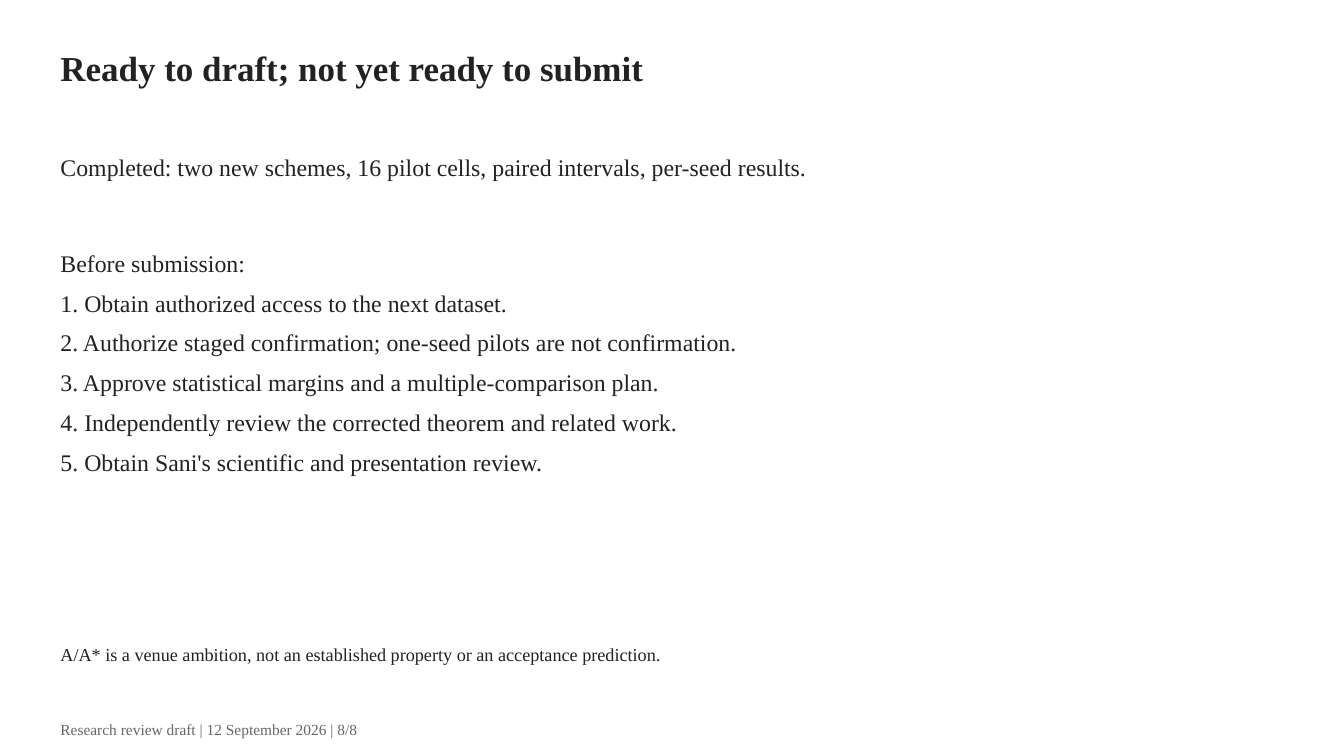
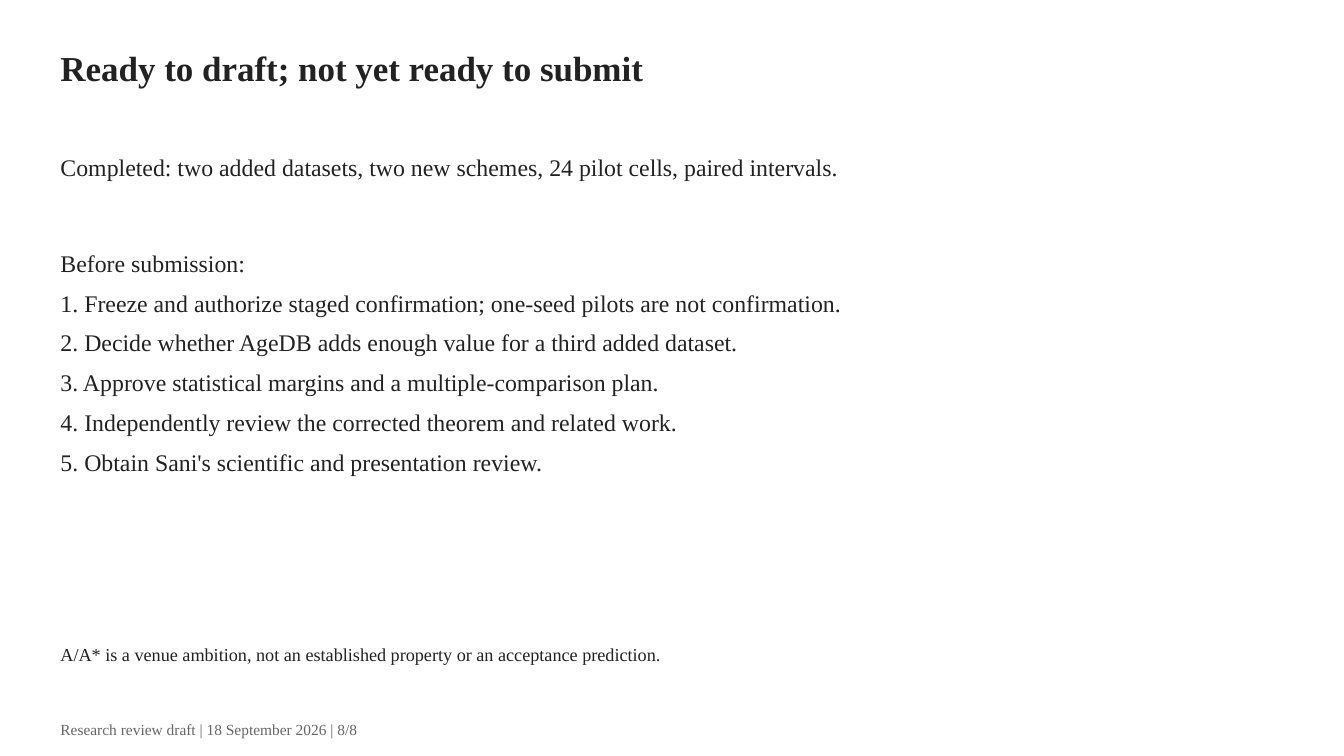
Before and after one commit to gigioneggiando/biometric-template-leakage, a slide deck: slide 8 of reports/slides/research_review.pptx. Drawn at 1344x756 pixels with LibreOffice and Linux fonts; fonts in the diff are those of the drawing. Boxes give left, top, right and bottom in pixels: in the first picture for what was removed or moved away, otherwise in the second. Text is boxed around its words. In the diff, an @@ line names an element or a change of style, - is before the commit and + after.

```diff
--- a/reports/slides/research_review.pptx
+++ b/reports/slides/research_review.pptx
@@ text at (60, 159, 838, 181): text changed @@
-Completed: two new schemes, 16 pilot cells, paired intervals, per-seed results.
+Completed: two added datasets, two new schemes, 24 pilot cells, paired intervals.
@@ text at (60, 295, 841, 356): text changed @@
-1. Obtain authorized access to the next dataset.
-2. Authorize staged confirmation; one-seed pilots are not confirmation.
+1. Freeze and authorize staged confirmation; one-seed pilots are not confirmation.
+2. Decide whether AgeDB adds enough value for a third added dataset.
@@ text at (60, 724, 357, 739): text changed @@
-Research review draft | 12 September 2026 | 8/8
+Research review draft | 18 September 2026 | 8/8
```
Also in this commit, not shown: 7 other slides changed, 49 other files.
